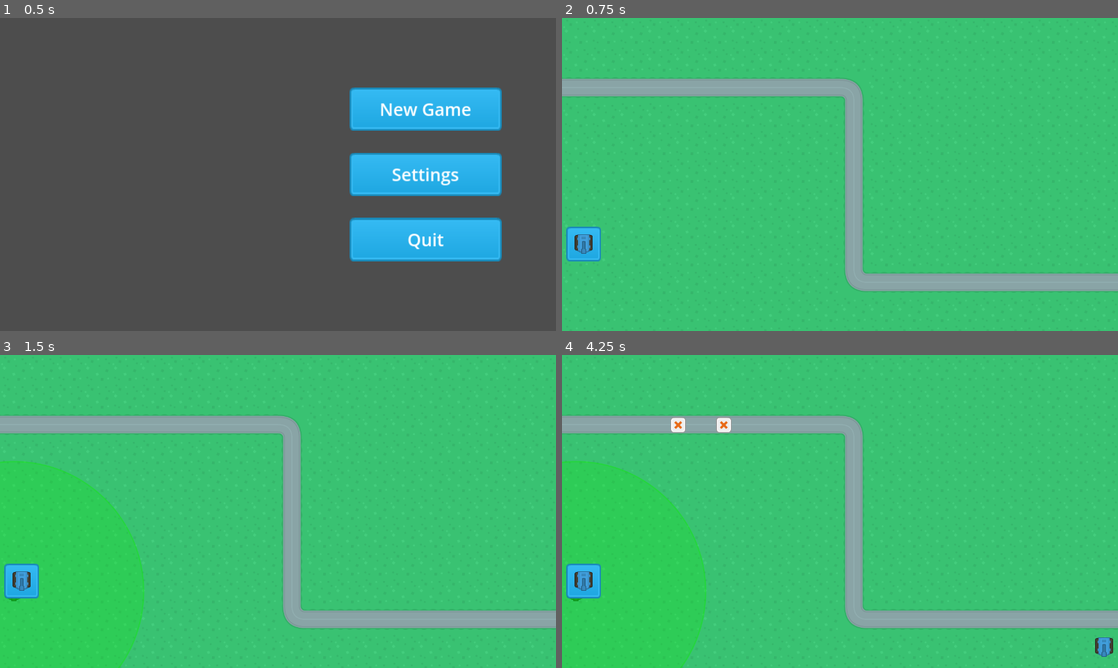
Above: before the commit, frames 1-4 (two rows, left to right).
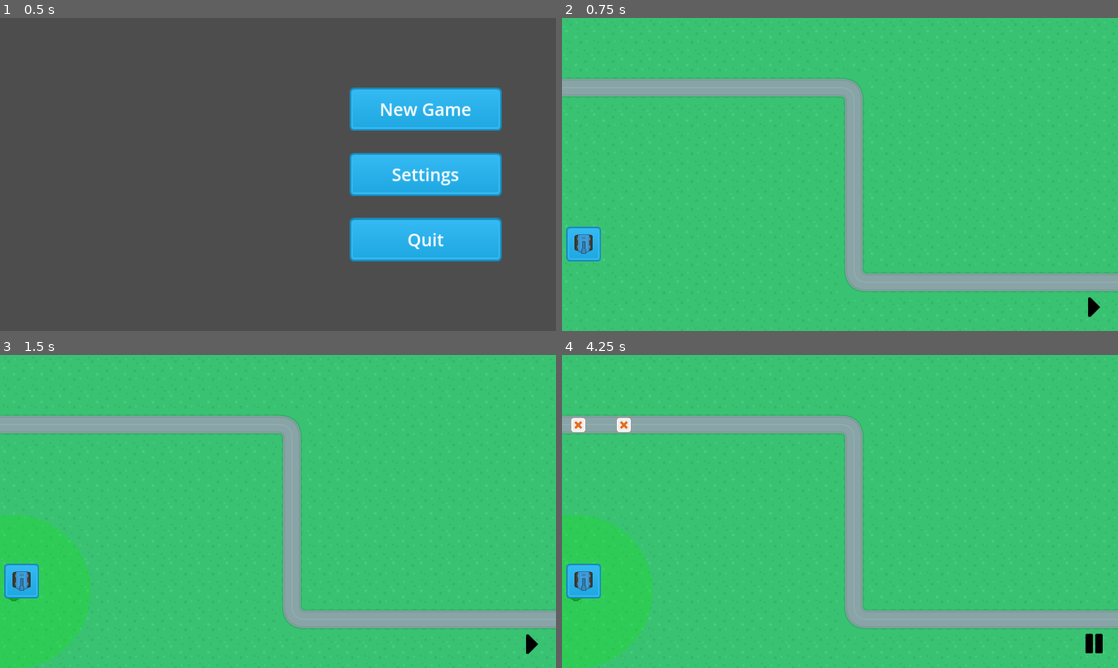
Above: after the commit, the same moments.

Repository: jamesxiu/cms_tower_defense
Game: Godot game, scene res://scene_handler.tscn
Same seed, same stepped clock (60 frames per second), same inputs: the game is played once before the commit and once after it.
Inputs (mouse positions are in pixels of both pictures, inside the frame that each line leads up to):
- Up to frame 1 (0.5 s): no input
- Up to frame 2 (0.75 s): click "New Game" at 0.5 s
- Up to frame 3 (1.5 s): click (22, 580) at 1.25 s
- Up to frame 4 (4.25 s): click (1095, 642) at 2.02 s; click (584, 580) at 2.75 s; click (584, 580) at 3.5 s

Frame 1 is identical in both runs. In frame 2, less than 0.1% of the frame differs, in the area x 94-97%, y 89-96%; in frame 3, 8.4%; in frame 4, 9.1%, in the area x 0-100%, y 19-100%.

Commit message:
Towers do damage now

Diff:
--- a/Scenes/Enemies/enemy_1.gd
+++ b/Scenes/Enemies/enemy_1.gd
@@ -1,8 +1,21 @@
 extends PathFollow2D
 
+var health
 # Called every frame. 'delta' is the elapsed time since the previous frame.
+func _ready():
+	health = GameData.enemy_data['enemy_1']['health']
+
 func _physics_process(delta):
 	move(delta)
 
 func move(delta):
 	set_progress(get_progress() + GameData.enemy_data['enemy_1']['speed'] * delta)
+
+func on_hit(damage):
+	health -= damage
+	print(health)
+	if health <= 0:
+		on_destroy()
+
+func on_destroy():
+	queue_free()
--- a/Scenes/MainScenes/UI.gd
+++ b/Scenes/MainScenes/UI.gd
@@ -7,8 +7,9 @@
 
 	var range_texture = Sprite2D.new()
 	var texture_pos = Vector2(0,0)
-	var scaling = GameData.tower_data[tower_type]['range']/600
+	var scaling = GameData.tower_data[tower_type]['range']/600.0
 	range_texture.texture = load("res://Assets/UI/range_overlay.png")
+	range_texture.scale = Vector2(scaling, scaling)
 	range_texture.modulate = Color("0fe908b4")
 	range_texture.set_name("RangeTexture")
 
@@ -25,3 +26,12 @@
 	if get_node("TowerPreview/DragTower").modulate != Color(color):
 		get_node("TowerPreview/RangeTexture").modulate = Color(color)
 		get_node("TowerPreview/DragTower").modulate = Color(color)
+
+
+func _on_pause_play_pressed():
+	if get_tree().is_paused():
+		get_tree().paused=false
+	elif get_parent().between_waves:
+		get_parent().start_next_wave()
+	else:
+		get_tree().paused=true
--- a/Scenes/MainScenes/game_scene.gd
+++ b/Scenes/MainScenes/game_scene.gd
@@ -8,6 +8,7 @@
 var build_type
 
 var current_wave = 0
+var between_waves = true
 var enemies_in_wave = 0
 
 # Called when the node enters the scene tree for the first time.
@@ -15,7 +16,7 @@
 	map_node = get_node("Map1")
 	for b in get_tree().get_nodes_in_group("build_buttons"):
 		b.connect("pressed", self.initiate_build_node.bind(b.get_name()))
-	start_next_wave()
+	# start_next_wave()
 
 # Called every frame. 'delta' is the elapsed time since the previous frame.
 func _process(delta):
@@ -32,13 +33,14 @@
 #WAVE FUNCS
 func start_next_wave():
 	var wave_data = retrieve_wave_data()
+	between_waves = false
+	current_wave +=1
 	await get_tree().create_timer(1).timeout
 	spawn_enemies(wave_data)
 
 func retrieve_wave_data():
 	#[enemy_name, timeout]
 	var wave_data = [['enemy_1', 0.7], ['enemy_1', 0,1]]
-	current_wave +=1
 	enemies_in_wave = wave_data.size()
 	return wave_data
 
@@ -50,6 +52,7 @@
 
 #BUILDING FUNCS
 func initiate_build_node(tower_type):
+	print(tower_type)
 	if build_mode:
 		cancel_build_mode()
 	build_type = tower_type
@@ -85,5 +88,7 @@
 		#Test for cash, deduct cash, update cash
 		var new_tower = load("res://Scenes/Towers/" + build_type + ".tscn").instantiate()
 		new_tower.position = build_location
+		new_tower.built = true
+		new_tower.type = build_type
 		map_node.get_node("Towers").add_child(new_tower, true)
 		map_node.get_node("TowerExclusion").set_cell(0, build_tile, 5)
--- a/Scenes/MainScenes/game_scene.tscn
+++ b/Scenes/MainScenes/game_scene.tscn
@@ -1,10 +1,12 @@
-[gd_scene load_steps=6 format=3 uid="uid://cnaekn16k80fk"]
+[gd_scene load_steps=8 format=3 uid="uid://cnaekn16k80fk"]
 
 [ext_resource type="PackedScene" uid="uid://lnbdnt263e17" path="res://Scenes/Maps/map_1.tscn" id="1_iu8p5"]
 [ext_resource type="Script" path="res://Scenes/MainScenes/game_scene.gd" id="1_nji3o"]
 [ext_resource type="Script" path="res://Scenes/MainScenes/UI.gd" id="3_grvtu"]
 [ext_resource type="Texture2D" uid="uid://isf145e5vlfv" path="res://Assets/UI/blue_button12.png" id="3_y3lw5"]
 [ext_resource type="Texture2D" uid="uid://gh3ianhvxvoo" path="res://Assets/Towers/tank_blue.png" id="4_uc6at"]
+[ext_resource type="Texture2D" uid="uid://clxr56ssgtwu0" path="res://Assets/Icons/forward.png" id="6_73o4r"]
+[ext_resource type="Texture2D" uid="uid://wtyxuxdbv0d5" path="res://Assets/Icons/pause.png" id="7_eav4v"]
 
 [node name="GameScene" type="Node2D"]
 script = ExtResource("1_nji3o")
@@ -54,3 +56,30 @@
 grow_horizontal = 2
 grow_vertical = 2
 texture = ExtResource("4_uc6at")
+
+[node name="GameControls" type="HBoxContainer" parent="UI/HUD"]
+layout_mode = 1
+anchors_preset = -1
+anchor_left = 1.0
+anchor_top = 1.0
+anchor_right = 1.0
+anchor_bottom = 1.0
+offset_left = -70.0
+offset_top = -70.0
+offset_right = -20.0
+offset_bottom = -20.0
+grow_horizontal = 0
+grow_vertical = 0
+
+[node name="PausePlay" type="TextureButton" parent="UI/HUD/GameControls"]
+process_mode = 3
+custom_minimum_size = Vector2(70, 70)
+layout_mode = 2
+size_flags_horizontal = 4
+size_flags_vertical = 4
+toggle_mode = true
+texture_normal = ExtResource("6_73o4r")
+texture_pressed = ExtResource("7_eav4v")
+stretch_mode = 0
+
+[connection signal="pressed" from="UI/HUD/GameControls/PausePlay" to="UI" method="_on_pause_play_pressed"]
--- /dev/null
+++ b/Scenes/Towers/Towers.gd
@@ -0,0 +1,40 @@
+extends Node
+
+var type
+var enemy_array = []
+var built = false
+var target
+var ready_to_fire = true
+
+func _ready():
+	if built:
+		get_node("Range/CollisionShape2D").get_shape().radius = 0.5*GameData.tower_data['tower_1']['range']
+
+func _physics_process(delta):
+	if enemy_array.size() > 0 and built:
+		select_target()
+		if ready_to_fire:
+			fire()
+	else:
+		target = null
+
+func select_target():
+	var enemy_progress_array = []
+	for enemy in enemy_array:
+		enemy_progress_array.append(enemy.get_progress())
+	var max_progress = enemy_progress_array.max()
+	target = enemy_array[enemy_progress_array.find(max_progress)]
+
+func fire():
+	ready_to_fire = false
+	target.on_hit(GameData.tower_data[type]['damage'])
+	await get_tree().create_timer(GameData.tower_data[type]['rate']).timeout
+	ready_to_fire = true
+
+func _on_range_body_entered(body):
+	if built:
+		enemy_array.append(body.get_parent())
+
+func _on_range_body_exited(body):
+	if built:
+		enemy_array.erase(body.get_parent())
--- a/Scenes/Towers/tower_1.gd
+++ b/Scenes/Towers/tower_1.gd
@@ -1,14 +1 @@
-extends Node2D
-
-func _init():
-	pass
-# Called when the node enters the scene tree for the first time.
-func _ready():
-	pass # Replace with function body.
-
-# Called every frame. 'delta' is the elapsed time since the previous frame.
-func _process(delta):
-	pass
-
-func _physics_process(delta):
-	pass
+extends "res://Scenes/Towers/Towers.gd"
--- a/Scenes/Towers/tower_1.tscn
+++ b/Scenes/Towers/tower_1.tscn
@@ -1,7 +1,10 @@
-[gd_scene load_steps=3 format=3 uid="uid://ddtpae1rwvu0h"]
+[gd_scene load_steps=4 format=3 uid="uid://ddtpae1rwvu0h"]
 
 [ext_resource type="Texture2D" uid="uid://gh3ianhvxvoo" path="res://Assets/Towers/tank_blue.png" id="1_dnram"]
 [ext_resource type="Script" path="res://Scenes/Towers/tower_1.gd" id="1_wjb0y"]
+
+[sub_resource type="CircleShape2D" id="CircleShape2D_s06k4"]
+radius = 1.0
 
 [node name="Tower1" type="Node2D"]
 script = ExtResource("1_wjb0y")
@@ -10,4 +13,12 @@
 texture = ExtResource("1_dnram")
 
 [node name="Marker2D" type="Marker2D" parent="Tower"]
-position = Vector2(0, 30)
+
+[node name="Range" type="Area2D" parent="."]
+
+[node name="CollisionShape2D" type="CollisionShape2D" parent="Range"]
+shape = SubResource("CircleShape2D_s06k4")
+debug_color = Color(0, 0.6, 0.701961, 0.419608)
+
+[connection signal="body_entered" from="Range" to="." method="_on_range_body_entered"]
+[connection signal="body_exited" from="Range" to="." method="_on_range_body_exited"]
--- a/Singletons/GameData.gd
+++ b/Singletons/GameData.gd
@@ -2,12 +2,15 @@
 
 var tower_data = {
 	"tower_1": {
-		"range": 300
+		"range": 350,
+		"rate": 0.5,
+		"damage": 1
 	}
 }
 
 var enemy_data = {
 	"enemy_1": {
-		'speed': 150
+		'speed': 150,
+		'health': 3
 	}
 }
Binary file added: Assets/Icons/forward.png
Not shown, added: Assets/Icons/forward.png.import
Binary file added: Assets/Icons/pause.png
Not shown, added: Assets/Icons/pause.png.import
